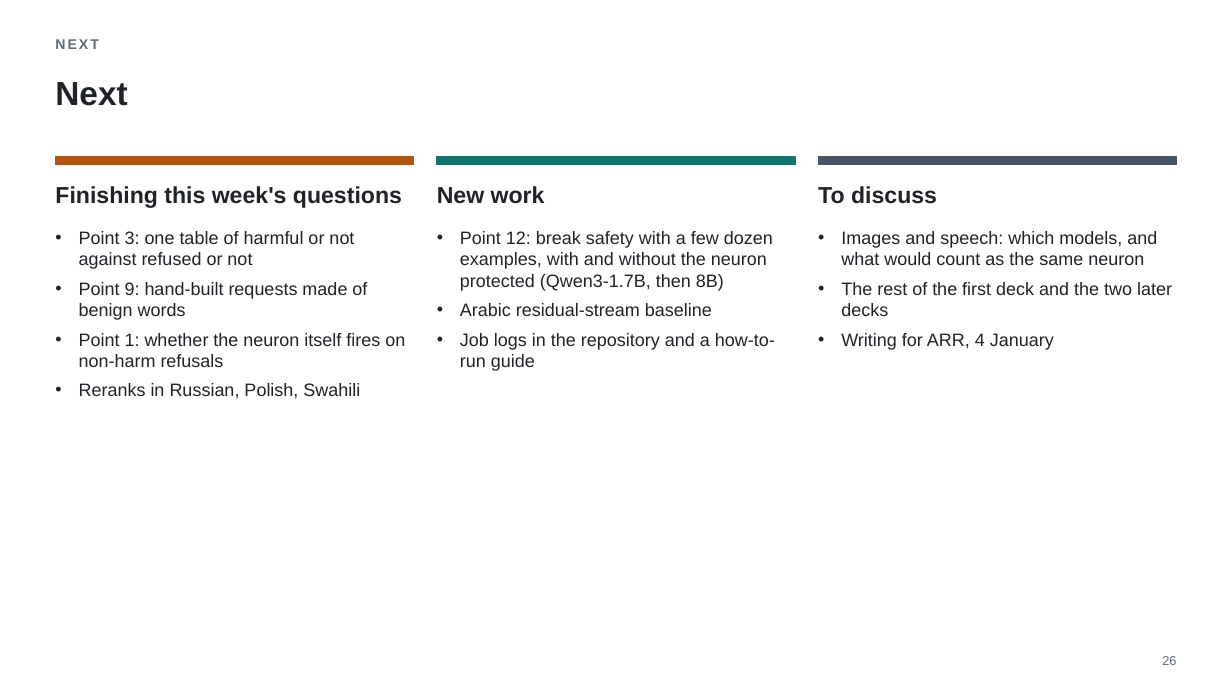
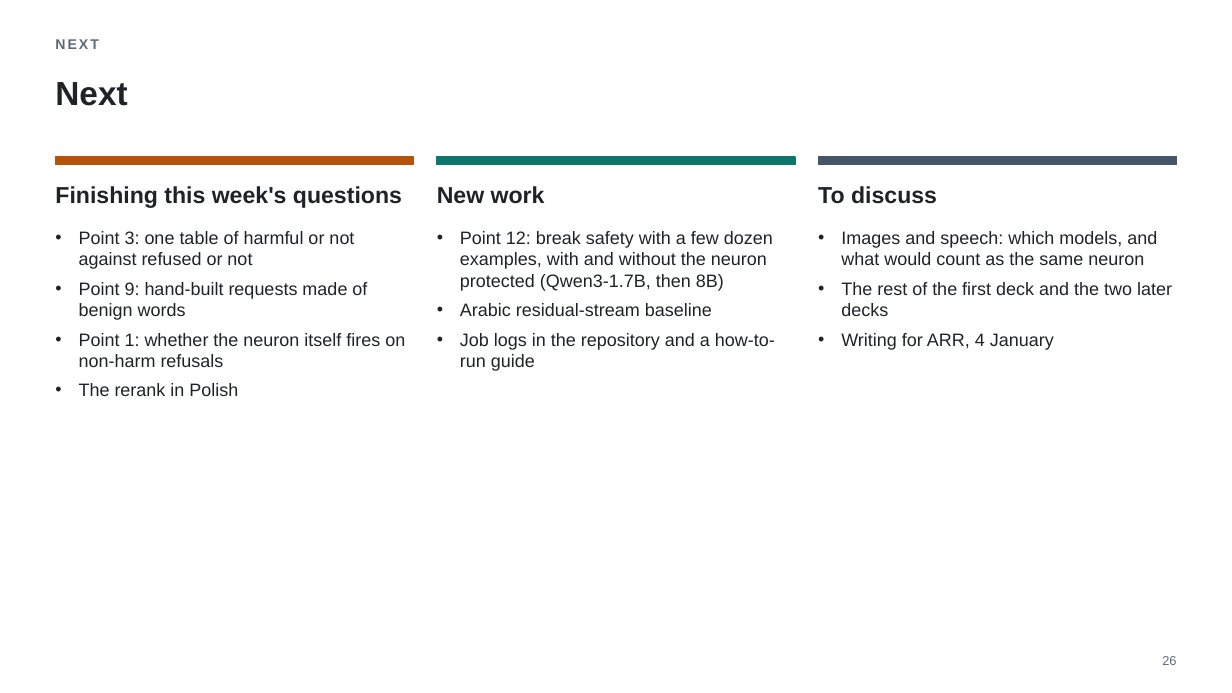
Before and after one commit to fjoad/refusal-neurons, a slide deck: slide 26 of slides/refusal_neurons_2026-11-17.pptx. Drawn at 1232x693 pixels with LibreOffice and Linux fonts; fonts in the diff are those of the drawing. Boxes give left, top, right and bottom in pixels: in the first picture for what was removed or moved away, otherwise in the second. Text is boxed around its words. In the diff, an @@ line names an element or a change of style, - is before the commit and + after.

```diff
--- a/slides/refusal_neurons_2026-11-17.pptx
+++ b/slides/refusal_neurons_2026-11-17.pptx
@@ text at (79,383,238,396): text changed @@
-• Reranks in Russian, Polish, Swahili
+• The rerank in Polish
```
Also in this commit, not shown: 3 other files.
